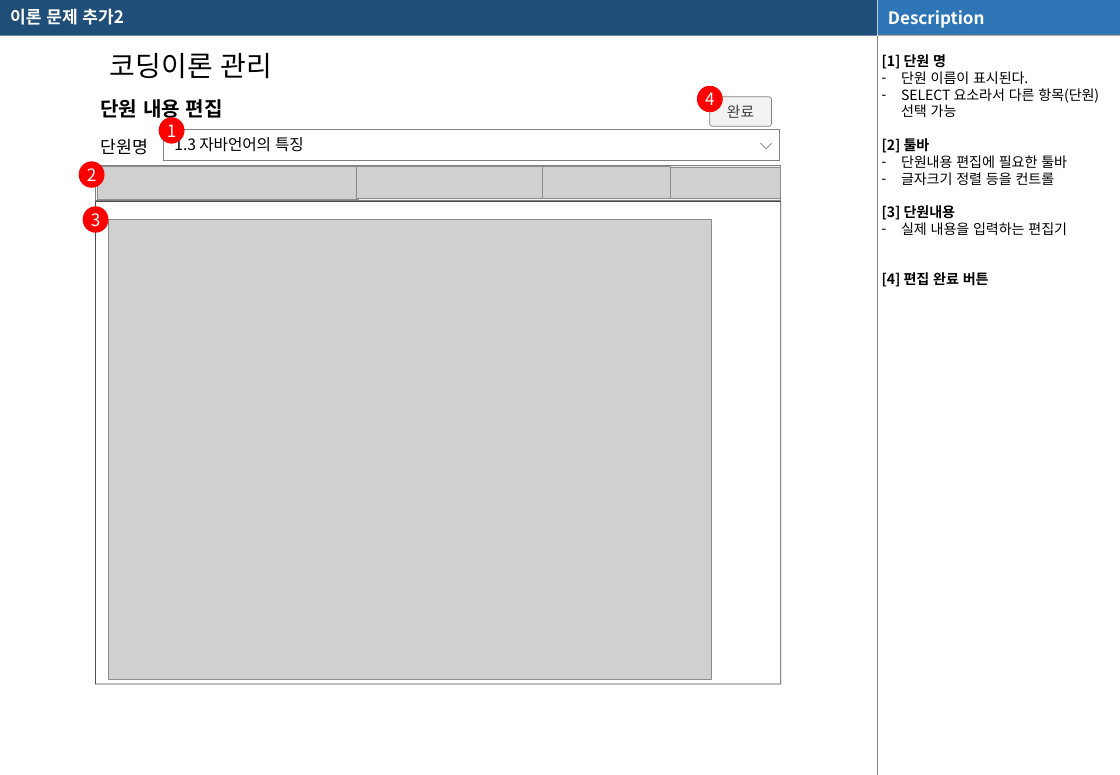
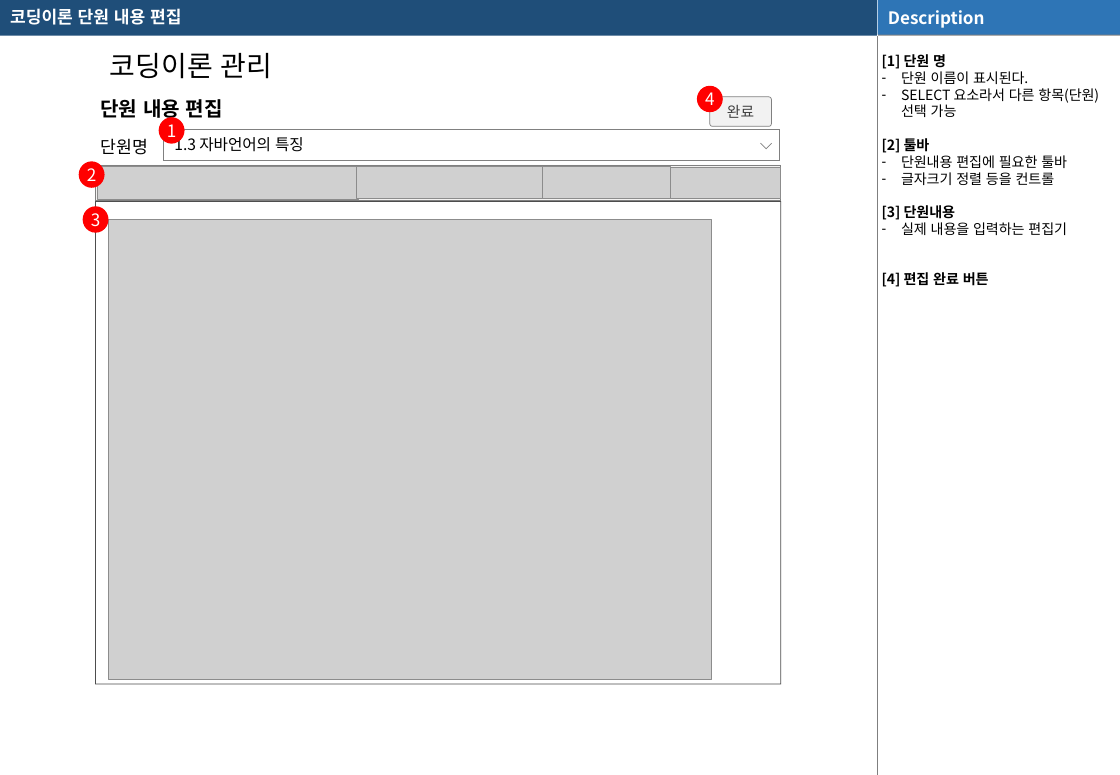
Before and after one commit to Uginim/JavaSWEngineeringCourse, a slide deck: slide 19 of documents/팀프로젝트/화면설계/화면정의서_200304_1528.pptx. Drawn at 1120x775 pixels with LibreOffice and Linux fonts; fonts in the diff are those of the drawing; grey boxes stand for pictures. Boxes give left, top, right and bottom in pixels: in the first picture for what was removed or moved away, otherwise in the second. Text is boxed around its words. In the diff, an @@ line names an element or a change of style, - is before the commit and + after.

Commit message:
doc: clevernote sql 추가

```diff
--- a/documents/팀프로젝트/화면설계/화면정의서_200304_1528.pptx
+++ b/documents/팀프로젝트/화면설계/화면정의서_200304_1528.pptx
@@ text at (10, 8, 181, 25): text changed @@
-이론 문제 추가2
+코딩이론 단원 내용 편집
```
Also in this commit, not shown: 4 other slides changed, 1 slide added, 1 slide removed, 4 other files.
